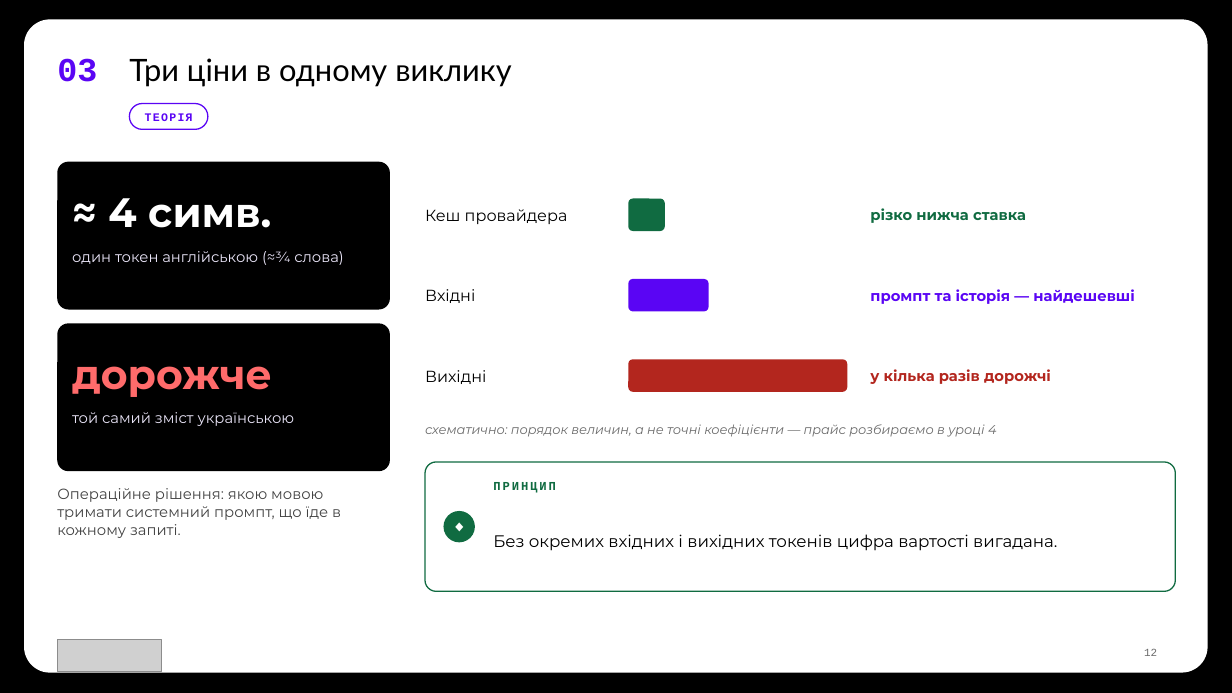
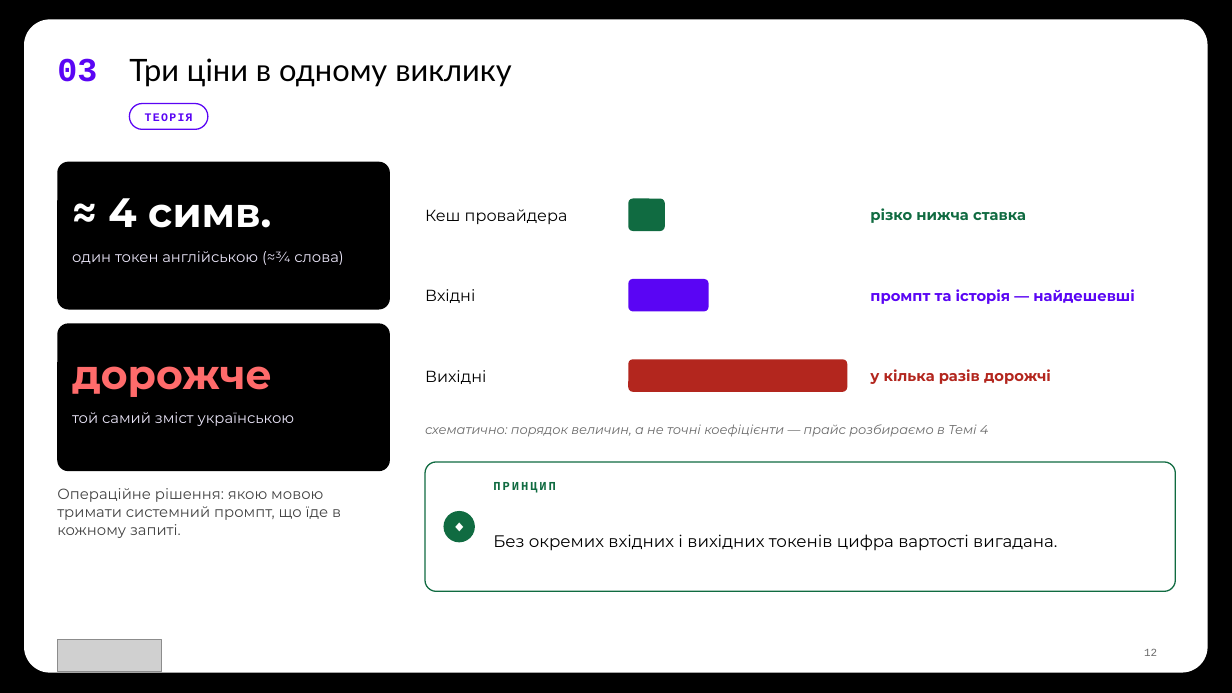
Before and after one commit to TarasFedorenkoFTV/llmops-bootcamp, a slide deck: slide 12 of docs/decks/L01.pptx. Drawn at 1232x693 pixels with LibreOffice and Linux fonts; fonts in the diff are those of the drawing; grey boxes stand for pictures; background and template pictures are left out. Boxes give left, top, right and bottom in pixels: in the first picture for what was removed or moved away, otherwise in the second. Text is boxed around its words. In the diff, an @@ line names an element or a change of style, - is before the commit and + after.

```diff
--- a/docs/decks/L01.pptx
+++ b/docs/decks/L01.pptx
@@ text at [425, 424, 988, 437]: text changed @@
-схематично: порядок величин, а не точні коефіцієнти — прайс розбираємо в уроці 4
+схематично: порядок величин, а не точні коефіцієнти — прайс розбираємо в Темі 4
```
Also in this commit, not shown: 1 other slide changed, 39 other files.
